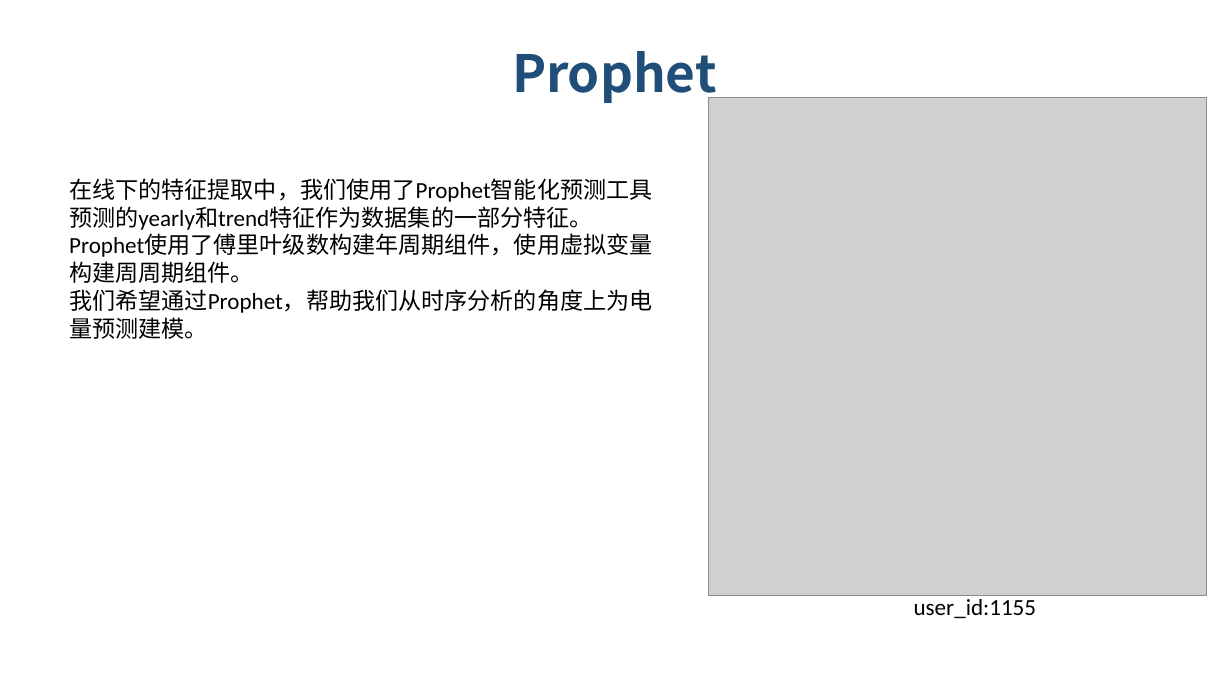
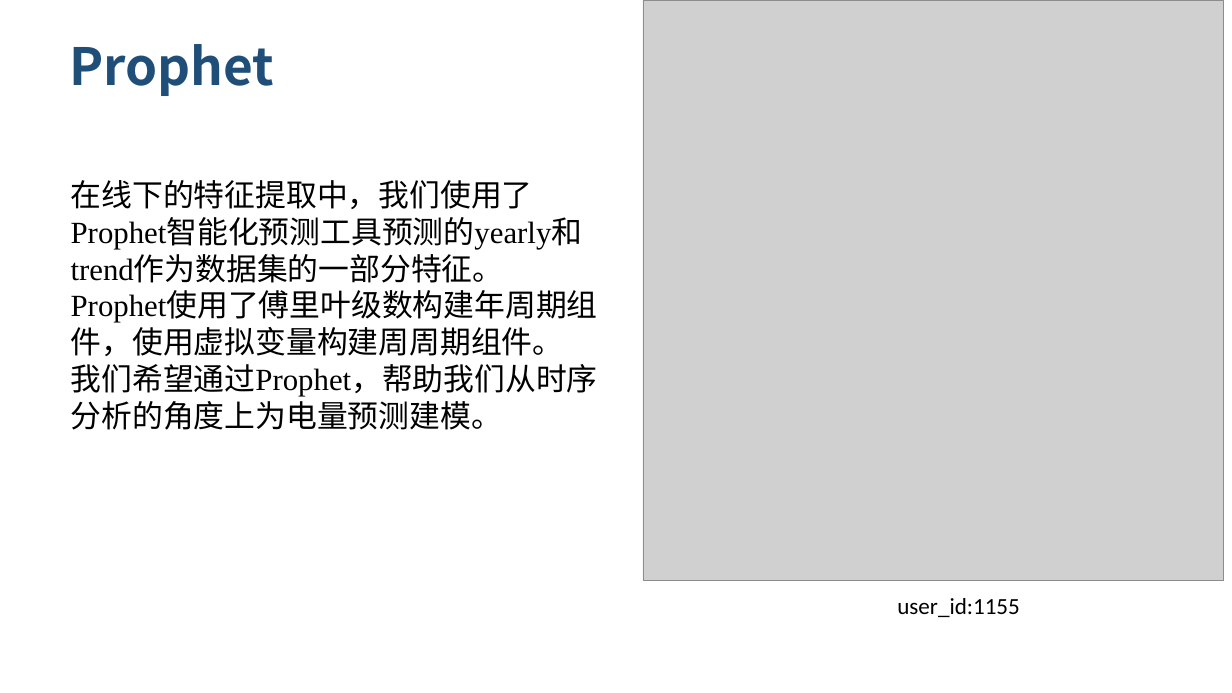
Before and after one commit to lvniqi/tianchi_power, a slide deck: slide 10 of presentation.pptx. Drawn at 1232x693 pixels with LibreOffice and Linux fonts; fonts in the diff are those of the drawing; grey boxes stand for pictures; background and template pictures are left out. Boxes give left, top, right and bottom in pixels: in the first picture for what was removed or moved away, otherwise in the second. Text is boxed around its words. In the diff, an @@ line names an element or a change of style, - is before the commit and + after.

```diff
--- a/presentation.pptx
+++ b/presentation.pptx
@@ picture: place and size @@
-picture at <box>709,97,1207,595</box>
+picture at <box>643,0,1225,581</box>
@@ text "Prophet": place and size @@
-text "Prophet" at <box>512,51,717,105</box>
+text "Prophet" at <box>69,44,274,96</box>
@@ text at <box>71,180,533,283</box>: text changed; size 18 to 24 pt @@
-在线下的特征提取中，我们使用了Prophet智能化预测工具预测的yearly和trend特征作为数据集的一部分特征。
+在线下的特征提取中，我们使用了Prophet智能化预测工具预测的yearly和trend作为数据集的一部分特征。
@@ text at <box>71,322,598,430</box>: size 18 to 24 pt, font Calibri to Times New Roman in "Prophet使用了傅里叶级数构建年周期组件，使用虚拟变量构建周周期组件。", "我们希望通过Prophet，帮助我们从时序分析的角度上为电量预测建模。" @@
@@ text "user_id:1155" rewrapped from <box>914,595,1036,618</box> to <box>897,598,1019,617</box> @@
```
Also in this commit, not shown: 21 other slides changed.
